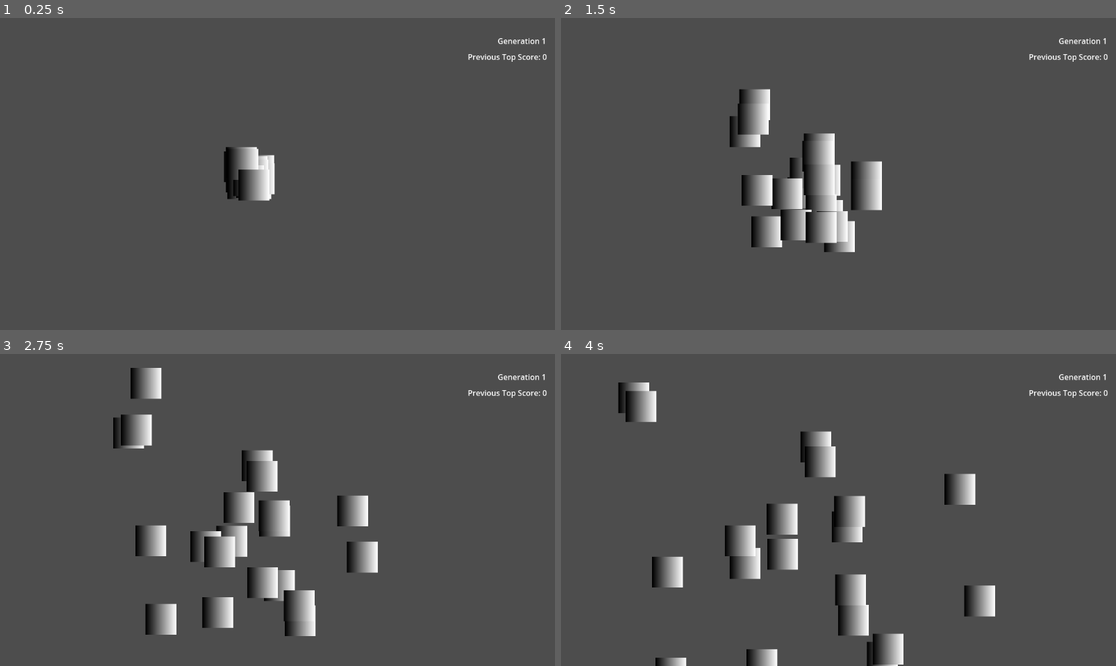
Above: before the commit, frames 1-4 (two rows, left to right).
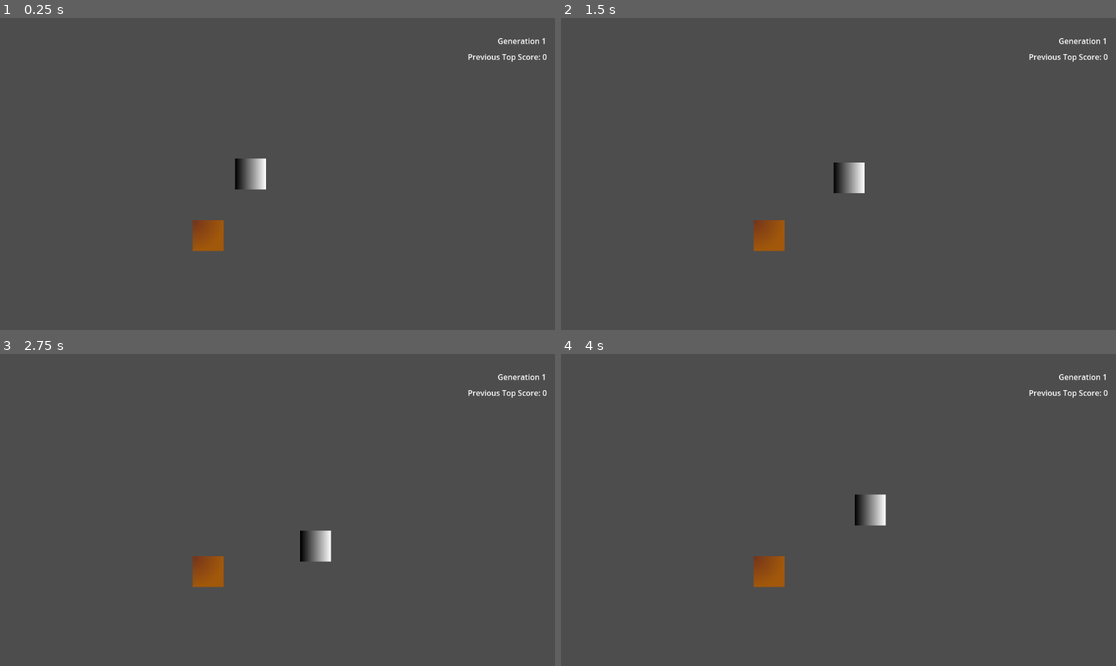
Above: after the commit, the same moments.

Repository: AlexanderVahaviolos/Rooms-and-Agents-Neural-Network
Game: Godot game, scene res://Scenes/MainScene.tscn
Same seed, same stepped clock (60 frames per second), same inputs: the game is played once before the commit and once after it.
Inputs:
- Up to frame 1 (0.25 s): no input
- Up to frame 2 (1.5 s): hold D (right, bound only after the commit) 0.53-1.28 s; hold S (down, bound only after the commit) from 1.28 s (still down)
- Up to frame 3 (2.75 s): release S (down, bound only after the commit) at 2.03 s; hold D (right, bound only after the commit) from 2.03 s (still down)
- Up to frame 4 (4 s): release D (right, bound only after the commit) at 2.78 s; hold W (up, bound only after the commit) 2.78-3.53 s; hold A (left, bound only after the commit) from 3.53 s (still down)

The runs differ from the first frame. In frame 1, 1.8% of the frame differs, in the area x 34-50%, y 41-75%; in frame 2, 6.0%; in frame 3, 8.2%, in the area x 20-69%, y 4-91%; in frame 4, 7.6%.

Commit message:
start of debug controls
just added controllable agent and target for debugging

Diff:
--- /dev/null
+++ b/Components/MovementComponent.gd
@@ -0,0 +1,18 @@
+extends Node
+class_name MovementComponent
+
+@export var direction := Vector2.ZERO
+@export var acceleration := 150.0
+@export var decceleration := 250.0
+@export var max_velocity := Vector2(50.0, 45.0)
+
+var velocity := Vector2.ZERO
+
+# Should always be called from _physics_process
+func accelerate(delta: float) -> void:
+	velocity = velocity.move_toward(direction * max_velocity, acceleration * delta).round()
+	velocity.x = clamp(velocity.x, -max_velocity.x, max_velocity.x)
+	velocity.y = clamp(velocity.y, -max_velocity.y, max_velocity.y)
+
+func decelerate(delta: float) -> void:
+	velocity = velocity.move_toward(Vector2.ZERO, decceleration * delta).round()
--- a/Scenes/MainScene.tscn
+++ b/Scenes/MainScene.tscn
@@ -1,14 +1,18 @@
-[gd_scene load_steps=4 format=3 uid="uid://djc78b1oo870w"]
+[gd_scene load_steps=6 format=3 uid="uid://djc78b1oo870w"]
 
 [ext_resource type="Script" uid="uid://buudbiv2a8l38" path="res://Scripts/MainScene.gd" id="1_hpc76"]
 [ext_resource type="PackedScene" uid="uid://djp5h0dj1pxl4" path="res://Scenes/Room.tscn" id="2_nhkr4"]
 [ext_resource type="PackedScene" uid="uid://bhyy0dr278vwm" path="res://Scenes/Agent.tscn" id="3_7rqgy"]
+[ext_resource type="PackedScene" uid="uid://c0iktnuw2tq5e" path="res://Scenes/controllable_agent.tscn" id="4_7rqgy"]
+[ext_resource type="PackedScene" uid="uid://bpnpiciit0b2v" path="res://Scenes/target.tscn" id="5_qxria"]
 
 [node name="MainScene" type="Node2D"]
 script = ExtResource("1_hpc76")
-start_agent_count = 20
+start_agent_count = 0
 MazeScene = ExtResource("2_nhkr4")
 AgentScene = ExtResource("3_7rqgy")
+ControllableAgentScene = ExtResource("4_7rqgy")
+enable_character = true
 
 [node name="SimulationCamera" type="Camera2D" parent="."]
 position = Vector2(56, 0)
@@ -40,3 +44,8 @@
 [node name="MazeContainer" type="Node2D" parent="."]
 
 [node name="AgentContainer" type="Node2D" parent="."]
+
+[node name="TargetContainer" type="Node2D" parent="."]
+
+[node name="target" parent="TargetContainer" instance=ExtResource("5_qxria")]
+position = Vector2(-88, 128)
--- /dev/null
+++ b/Scenes/controllable_agent.tscn
@@ -0,0 +1,34 @@
+[gd_scene load_steps=6 format=3 uid="uid://c0iktnuw2tq5e"]
+
+[ext_resource type="Script" uid="uid://bclmhuthf1wn7" path="res://Scripts/controllable_agent.gd" id="1_y4x24"]
+[ext_resource type="Script" uid="uid://csj7q8fitqvrx" path="res://Components/MovementComponent.gd" id="2_ywuk8"]
+
+[sub_resource type="Gradient" id="Gradient_ywuk8"]
+
+[sub_resource type="GradientTexture2D" id="GradientTexture2D_ywuk8"]
+gradient = SubResource("Gradient_ywuk8")
+
+[sub_resource type="CircleShape2D" id="CircleShape2D_dwdqi"]
+radius = 32.01562
+
+[node name="ControllableAgent" type="CharacterBody2D" node_paths=PackedStringArray("movement_component")]
+collision_mask = 2
+script = ExtResource("1_y4x24")
+movement_component = NodePath("MovementComponent")
+
+[node name="MovementComponent" type="Node" parent="."]
+script = ExtResource("2_ywuk8")
+acceleration = 500.0
+decceleration = 400.0
+max_velocity = Vector2(100, 100)
+
+[node name="AgentSprite" type="Sprite2D" parent="."]
+texture = SubResource("GradientTexture2D_ywuk8")
+
+[node name="AgentCollider" type="CollisionShape2D" parent="."]
+shape = SubResource("CircleShape2D_dwdqi")
+
+[node name="RayCast2D" type="RayCast2D" parent="."]
+target_position = Vector2(0, 150)
+collision_mask = 2
+collide_with_areas = true
--- /dev/null
+++ b/Scenes/target.tscn
@@ -0,0 +1,29 @@
+[gd_scene load_steps=6 format=3 uid="uid://bpnpiciit0b2v"]
+
+[ext_resource type="Script" uid="uid://dvdve1lxbbxi5" path="res://Scripts/target.gd" id="1_vq1qf"]
+
+[sub_resource type="PhysicsMaterial" id="PhysicsMaterial_7f73g"]
+friction = 0.4
+
+[sub_resource type="Gradient" id="Gradient_15vgw"]
+colors = PackedColorArray(0.4558922, 0.20475176, 0.107339405, 1, 0.63396966, 0.34858242, 0.044347465, 1)
+
+[sub_resource type="GradientTexture2D" id="GradientTexture2D_vq1qf"]
+gradient = SubResource("Gradient_15vgw")
+fill = 1
+
+[sub_resource type="CircleShape2D" id="CircleShape2D_ls7vh"]
+radius = 32.01562
+
+[node name="target" type="RigidBody2D"]
+collision_layer = 2
+collision_mask = 0
+physics_material_override = SubResource("PhysicsMaterial_7f73g")
+gravity_scale = 0.0
+script = ExtResource("1_vq1qf")
+
+[node name="TargetSprite" type="Sprite2D" parent="."]
+texture = SubResource("GradientTexture2D_vq1qf")
+
+[node name="TargetCollider" type="CollisionShape2D" parent="."]
+shape = SubResource("CircleShape2D_ls7vh")
--- a/Scripts/MainScene.gd
+++ b/Scripts/MainScene.gd
@@ -14,6 +14,10 @@
 
 @onready var GenerationLabel: Label = $SimulationCamera/SimulationUI/Generation
 @onready var ScoreLabel: Label = $SimulationCamera/SimulationUI/Score
+
+@export_category("DEBUG")
+@export var ControllableAgentScene: PackedScene
+@export var enable_character: bool = false
 
 var maze
 var enter_location: Vector2i
@@ -32,10 +36,10 @@
 	_setup()
 
 # Just an agent size check
-func _physics_process(delta: float) -> void:
-	if agents.size() > 0:
+func _physics_process(_delta: float) -> void:
+	if agents.size() > 0 and !enable_character:
 		pass
-	else:
+	elif agents.size() <= 0 and !enable_character:
 		generation += 1
 		_next_generation()
 
@@ -45,12 +49,16 @@
 	# generate maze code
 
 	# generate the agents
-	for i in range(start_agent_count):
-		var agent_instance = AgentScene.instantiate()
-		agent_instance.name = str(generation) + "-" + str(i)
-		agent_instance.connect("send_instance", Callable(self, "_on_send_agent_instance"))
+	if !enable_character:
+		for i in range(start_agent_count):
+			var agent_instance = AgentScene.instantiate()
+			agent_instance.name = str(generation) + "-" + str(i)
+			agent_instance.connect("send_instance", Callable(self, "_on_send_agent_instance"))
+			AgentContainer.add_child(agent_instance)
+			agents[agent_instance.name] = agent_instance
+	else:
+		var agent_instance = ControllableAgentScene.instantiate()
 		AgentContainer.add_child(agent_instance)
-		agents[agent_instance.name] = agent_instance
 
 	GenerationLabel.text = "Generation " + str(generation)
 	ScoreLabel.text = "Previous Top Score: 0"
--- /dev/null
+++ b/Scripts/controllable_agent.gd
@@ -0,0 +1,23 @@
+extends CharacterBody2D
+
+@export var movement_component: MovementComponent
+var direction: Vector2 = Vector2.ZERO
+
+@onready var raycast: RayCast2D = $RayCast2D
+
+func _ready() -> void:
+	pass
+
+func _physics_process(delta: float) -> void:
+	direction = Input.get_vector("left", "right", "up", "down")
+	if direction != Vector2.ZERO:
+		movement_component.direction = direction
+		movement_component.accelerate(delta)
+	else:
+		movement_component.decelerate(delta)
+
+	# Apply Velocity
+	#print("VELOCITY = ", owner.movement_component.velocity)
+	velocity = movement_component.velocity
+
+	move_and_slide()
--- /dev/null
+++ b/Scripts/target.gd
@@ -0,0 +1,14 @@
+extends RigidBody2D
+
+func _ready() -> void:
+	self.connect("body_entered", Callable(self, "_on_body_entered"))
+	self.connect("body_shape_entered", Callable(self, "_on_shape_entered"))
+
+func _move_self(other: Node2D) -> void:
+	pass
+
+func _on_body_entered(body: Node) -> void:
+	print(body.name)
+
+func _on_shape_entered(body_rid: RID, body: Node, BSI: int, LSI: int) -> void:
+	print(body.name)
--- a/project.godot
+++ b/project.godot
@@ -15,6 +15,34 @@
 config/features=PackedStringArray("4.5", "GL Compatibility")
 config/icon="res://icon.svg"
 
+[input]
+
+up={
+"deadzone": 0.2,
+"events": [Object(InputEventKey,"resource_local_to_scene":false,"resource_name":"","device":-1,"window_id":0,"alt_pressed":false,"shift_pressed":false,"ctrl_pressed":false,"meta_pressed":false,"pressed":false,"keycode":0,"physical_keycode":87,"key_label":0,"unicode":119,"location":0,"echo":false,"script":null)
+]
+}
+down={
+"deadzone": 0.2,
+"events": [Object(InputEventKey,"resource_local_to_scene":false,"resource_name":"","device":-1,"window_id":0,"alt_pressed":false,"shift_pressed":false,"ctrl_pressed":false,"meta_pressed":false,"pressed":false,"keycode":0,"physical_keycode":83,"key_label":0,"unicode":115,"location":0,"echo":false,"script":null)
+]
+}
+left={
+"deadzone": 0.2,
+"events": [Object(InputEventKey,"resource_local_to_scene":false,"resource_name":"","device":-1,"window_id":0,"alt_pressed":false,"shift_pressed":false,"ctrl_pressed":false,"meta_pressed":false,"pressed":false,"keycode":0,"physical_keycode":65,"key_label":0,"unicode":97,"location":0,"echo":false,"script":null)
+]
+}
+right={
+"deadzone": 0.2,
+"events": [Object(InputEventKey,"resource_local_to_scene":false,"resource_name":"","device":-1,"window_id":0,"alt_pressed":false,"shift_pressed":false,"ctrl_pressed":false,"meta_pressed":false,"pressed":false,"keycode":0,"physical_keycode":68,"key_label":0,"unicode":100,"location":0,"echo":false,"script":null)
+]
+}
+
+[layer_names]
+
+2d_physics/layer_1="agents"
+2d_physics/layer_2="targets"
+
 [rendering]
 
 renderer/rendering_method="gl_compatibility"
Not shown, added: Components/MovementComponent.gd.uid
Not shown, added: Scripts/controllable_agent.gd.uid
Not shown, added: Scripts/target.gd.uid
